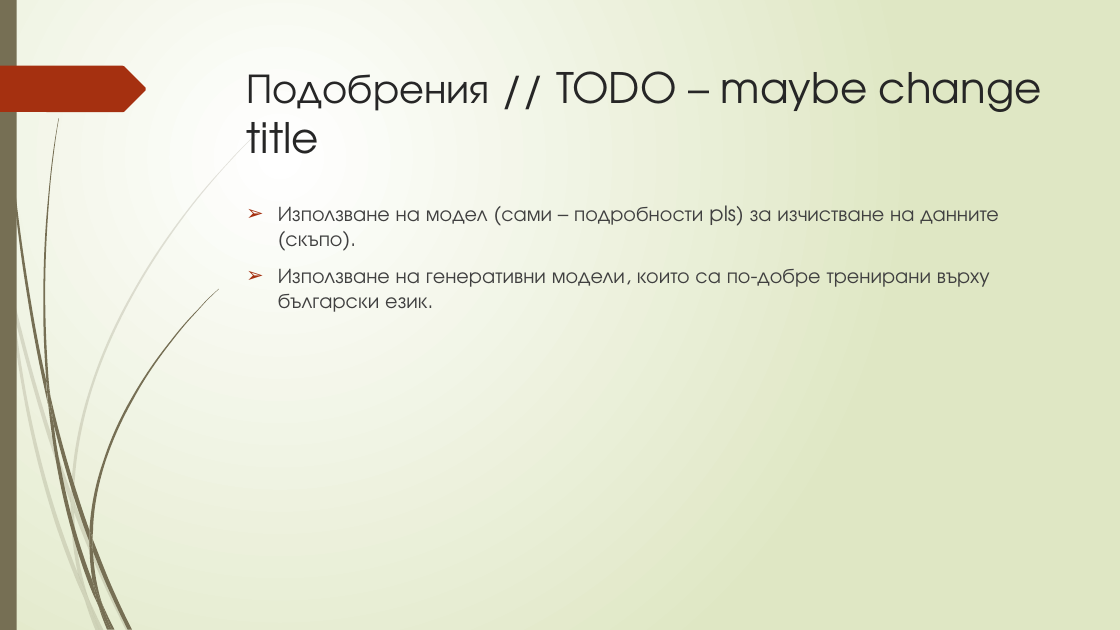
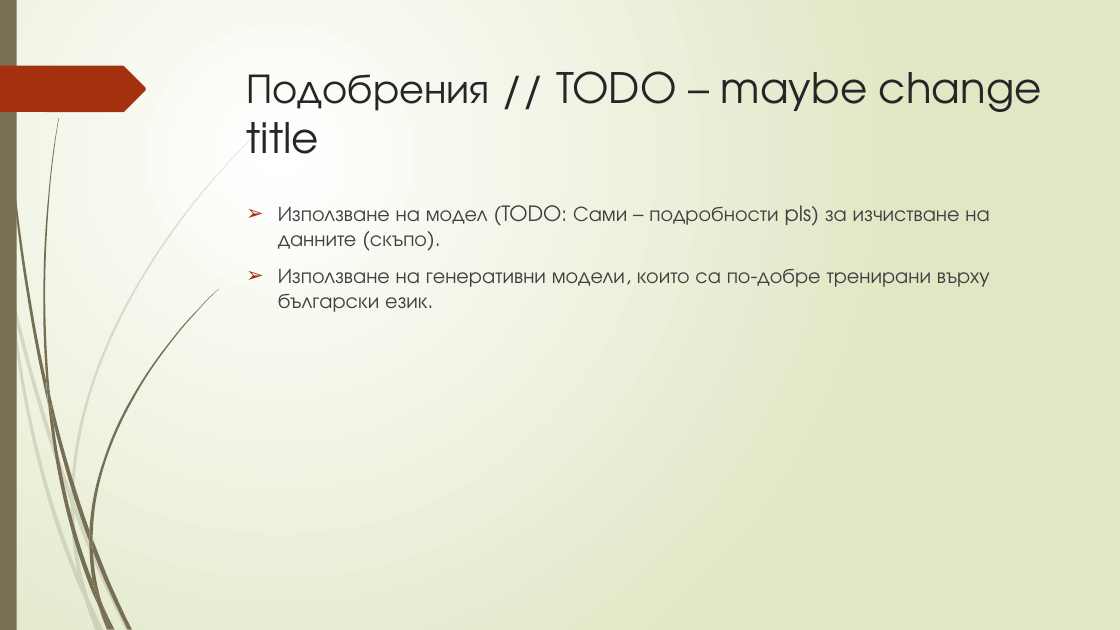
Before and after one commit to Samuil12/project_RAG, a slide deck: slide 15 of rag_presentation.pptx. Drawn at 1120x630 pixels with LibreOffice and Linux fonts; fonts in the diff are those of the drawing. Boxes give left, top, right and bottom in pixels: in the first picture for what was removed or moved away, otherwise in the second. Text is boxed around its words. In the diff, an @@ line names an element or a change of style, - is before the commit and + after.

```diff
--- a/rag_presentation.pptx
+++ b/rag_presentation.pptx
@@ text at (278,205,989,251): text changed @@
-➢ Използване на модел (сами – подробности pls) за изчистване на данните (скъпо).
+➢ Използване на модел (TODO: Сами – подробности pls) за изчистване на данните (скъпо).
```
Also in this commit, not shown: 5 other slides changed.
